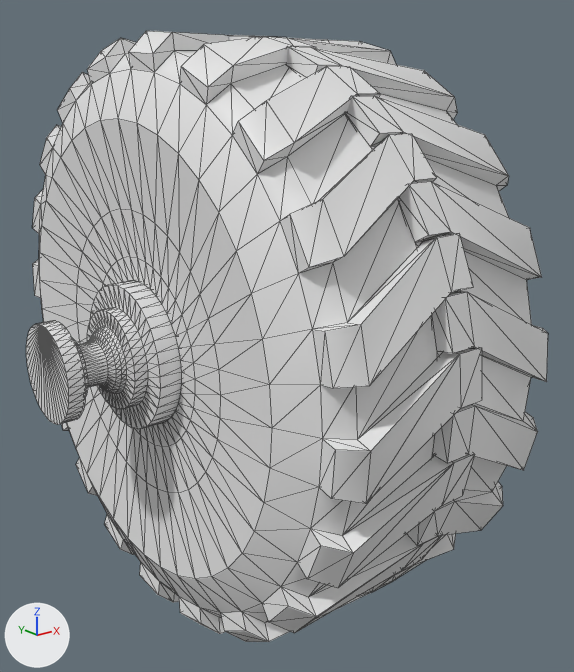
An edit to the FBX model Assets/Models/Version 2/Truck/Wheel.FBX, drawn before and after from the same camera.
Rendered twice from a 50 mm lens placed at (-1.284, -1.955, 1.603), pointed at (0.171, -0.136, 0.875). Lighting does not change. The marker at lower left points along +X, +Y and +Z. Mesh edges are drawn as thin lines. Where no turn or scale is listed for an object, it has been applied to the vertices.

Names of what the first picture shows: 'Wheel'.
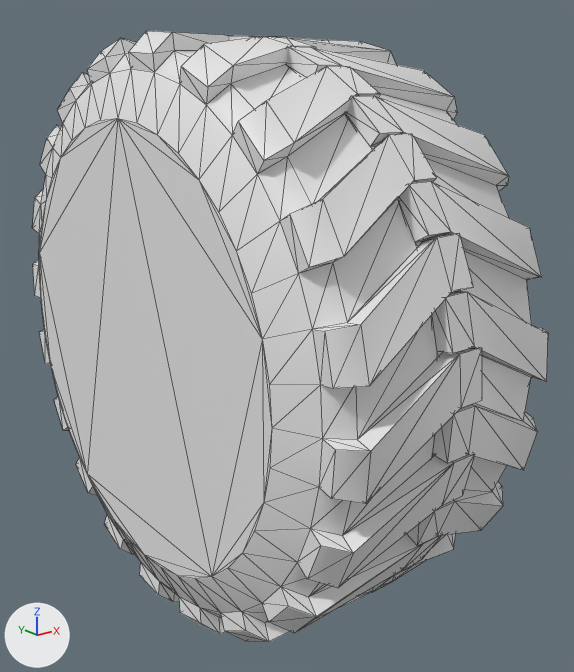
Commit message: Fixed Wheel

Diff of the bpy script that builds the scene:
```diff
--- a/Assets/Models/Version 2/Truck/Wheel.FBX.py
+++ b/Assets/Models/Version 2/Truck/Wheel.FBX.py
@@ me_mesh @@
 # used by ob_wheel; location = (0.0, 0.0, 0.874)
-me_mesh.from_pydata(...)  # 1640 vertices, 3272 faces; spans x -0.54..0.54, y -0.87..0.87, z -0.87..0.87
+me_mesh.from_pydata(...)  # 880 vertices, 1752 faces; spans x -0.29..0.54, y -0.87..0.87, z -0.87..0.87
+# me_mesh part 1: 760 vertices removed from x -0.54..0.06, y -0.41..0.41, z -0.41..0.41
```

Changed parts and their boxes (x1, y1, x2, y2) in the pictures (574 x 672 px):
'Wheel', reshaped
    before: (26, 31, 548, 642)
    after: (33, 31, 548, 642)
part 1 of me_mesh, deleted
    before: (26, 118, 272, 579)
